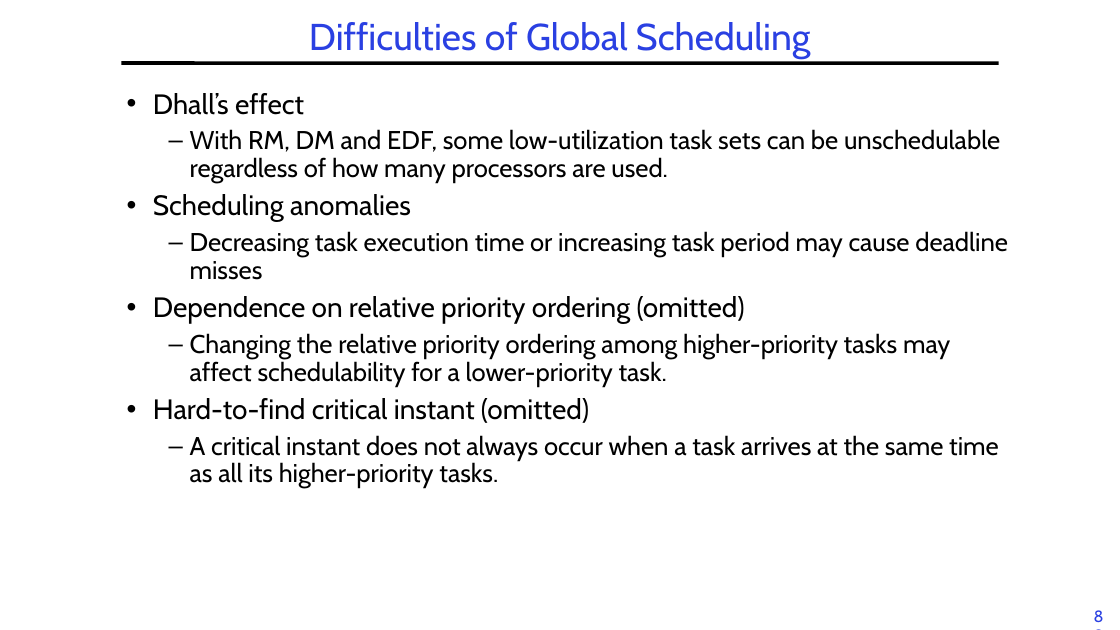
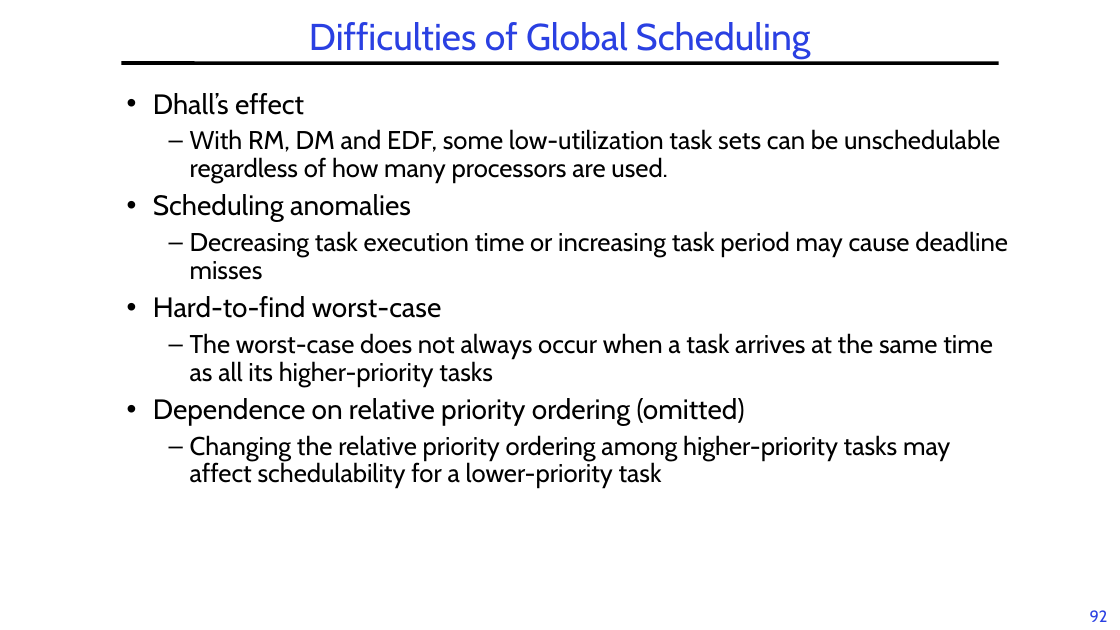
Before and after one commit to guhofstra/CSC256Fa25, a slide deck: slide 92 of PPTs/L6-RTScheduling.pptx (slide 88 before the commit). Drawn at 1120x630 pixels with LibreOffice and Linux fonts; fonts in the diff are those of the drawing. Boxes give left, top, right and bottom in pixels: in the first picture for what was removed or moved away, otherwise in the second. Text is boxed around its words. In the diff, an @@ line names an element or a change of style, - is before the commit and + after.

```diff
--- a/PPTs/L6-RTScheduling.pptx
+++ b/PPTs/L6-RTScheduling.pptx
@@ text at [153,296,993,386]: paragraphs added @@
+• Hard-to-find worst-case
+  – The worst-case does not always occur when a task arrives at the same time as all its higher-priority tasks
@@ text at [190,435,950,488]: text changed @@
-  – Changing the relative priority ordering among higher-priority tasks may affect schedulability for a lower-priority task.
-• Hard-to-find critical instant (omitted)
-  – A critical instant does not always occur when a task arrives at the same time as all its higher-priority tasks.
+  – Changing the relative priority ordering among higher-priority tasks may affect schedulability for a lower-priority task
@@ page number at [1090,610,1108,622]: text changed @@
-88
+92
```
Also in this commit, not shown: 12 other slides changed, 9 slides added, 4 slides removed, 5 other files.
